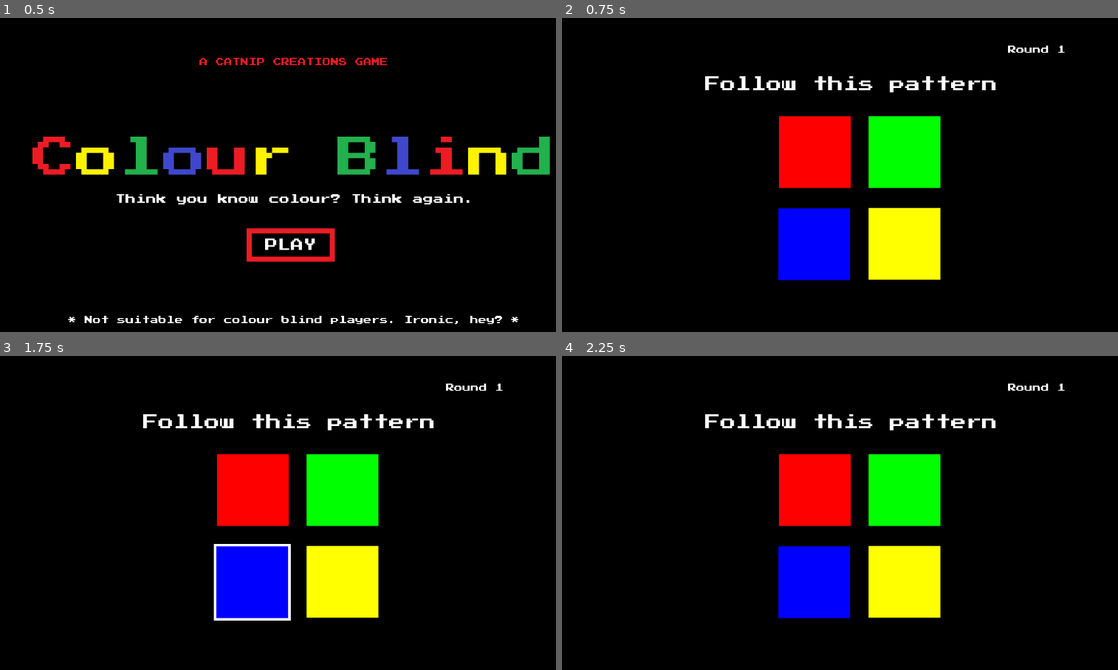
Above: before the commit, frames 1-4 (two rows, left to right).
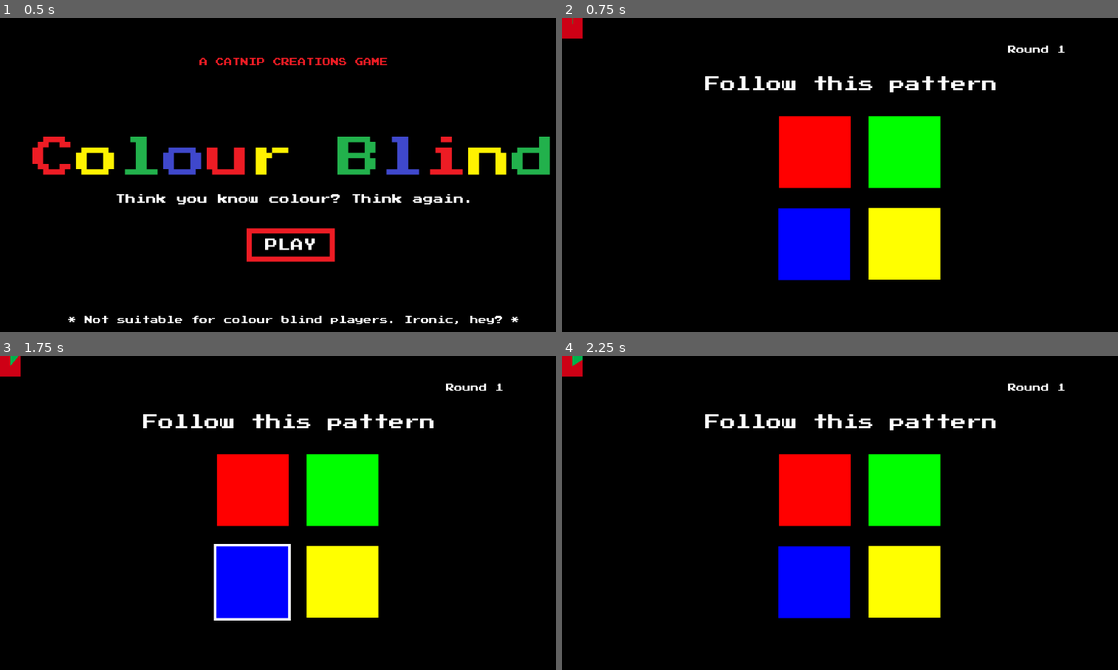
Above: after the commit, the same moments.

Repository: kwrightsk/game-jam-january-2026
Game: Godot game, scene res://Scenes/title_screen.tscn
Same seed, same stepped clock (60 frames per second), same inputs: the game is played once before the commit and once after it.
Inputs (mouse positions are in pixels of both pictures, inside the frame that each line leads up to):
- Up to frame 1 (0.5 s): no input
- Up to frame 2 (0.75 s): click "PLAY" at 0.5 s
- Up to frame 3 (1.75 s): tap Enter at 1.25 s; move the mouse to (250, 491) at 1.27 s; press the mouse at (250, 491) at 1.28 s
- Up to frame 4 (2.25 s): tap Space at 2 s; move the mouse to (906, 491) at 2.02 s; release the mouse at (906, 491) at 2.03 s; click (906, 491) at 2.1 s

Frame 1 is identical in both runs. In frame 2, 0.2% of the frame differs, in the area x 0-4%, y 0-7%; in frame 3, 0.2%; in frame 4, 0.2%.

Commit message:
timer works

Diff:
--- a/Scenes/main_level.tscn
+++ b/Scenes/main_level.tscn
@@ -1,10 +1,12 @@
-[gd_scene load_steps=6 format=3 uid="uid://cotlm46bgvicw"]
+[gd_scene load_steps=8 format=3 uid="uid://cotlm46bgvicw"]
 
 [ext_resource type="Script" path="res://scripts/main_level.gd" id="1_h5yc7"]
 [ext_resource type="PackedScene" uid="uid://kdkv3jlo2bps" path="res://Scenes/colour_picker.tscn" id="1_ttbch"]
 [ext_resource type="PackedScene" uid="uid://8qdw8mq7yxqf" path="res://Scenes/simon_says_level.tscn" id="3_o8xnw"]
 [ext_resource type="PackedScene" path="res://Scenes/word_picker.tscn" id="4_5ub60"]
 [ext_resource type="PackedScene" path="res://Scenes/word_color_picker.tscn" id="5_bc5uf"]
+[ext_resource type="Texture2D" uid="uid://cqngkywrgde0e" path="res://assets/redSquare.png" id="6_oaxbp"]
+[ext_resource type="Texture2D" uid="uid://h4odx0bgt5a2" path="res://assets/greenSquare.png" id="8_mjn7f"]
 
 [node name="MainLevel" type="Node2D"]
 script = ExtResource("1_h5yc7")
@@ -28,5 +30,32 @@
 visible = false
 
 [node name="WordPicker" parent="." instance=ExtResource("4_5ub60")]
+visible = false
 
 [node name="WordColorPicker" parent="." instance=ExtResource("5_bc5uf")]
+visible = false
+
+[node name="time" type="Timer" parent="."]
+wait_time = 0.1
+autostart = true
+
+[node name="UI" type="CanvasLayer" parent="."]
+layer = 2
+
+[node name="Timer" type="TextureProgressBar" parent="UI"]
+top_level = true
+light_mask = 515
+visibility_layer = 519
+z_index = 1
+z_as_relative = false
+offset_right = 40.0
+offset_bottom = 40.0
+fill_mode = 4
+nine_patch_stretch = true
+texture_under = ExtResource("6_oaxbp")
+texture_progress = ExtResource("8_mjn7f")
+tint_under = Color(0.870831, 1.75196e-05, 0.5953, 1)
+tint_over = Color(1, 0.54539, 0.799545, 1)
+tint_progress = Color(0, 1, 1, 1)
+
+[connection signal="timeout" from="time" to="." method="_on_time_timeout"]
--- a/scripts/main_level.gd
+++ b/scripts/main_level.gd
@@ -16,7 +16,7 @@
 		print("  - ", child.name)
 	mini_games = [simon_says, colour_picker, word_picker, color_word_picker]
 	#game_over_label.visible = false
-
+	#$Timer.start()
 	#reset score
 	#Globals.reset_score()
 	#update_score()
@@ -48,9 +48,13 @@
 func on_minigame_complete():
 	#Globals.add_score(10)
 	#update_score()
+	$time.stop()
+	$UI/Timer.value = 0
 	print("success")
 	await get_tree().create_timer(0.7).timeout
 	load_random_minigame()
+	$time.start()
+
 
 func game_over():
 	#game_over_label.visible = true
@@ -65,3 +69,8 @@
 
 #func update_score():
 	#score_label.text = "Score: " + str(Globals.score)
+
+
+func _on_time_timeout() -> void:
+	$UI/Timer.value+=1
+	#print(69)
